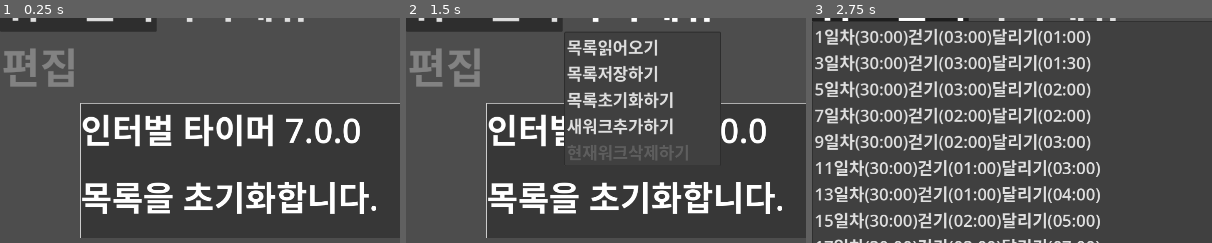
Above: before the commit, frames 1-3 (left to right).
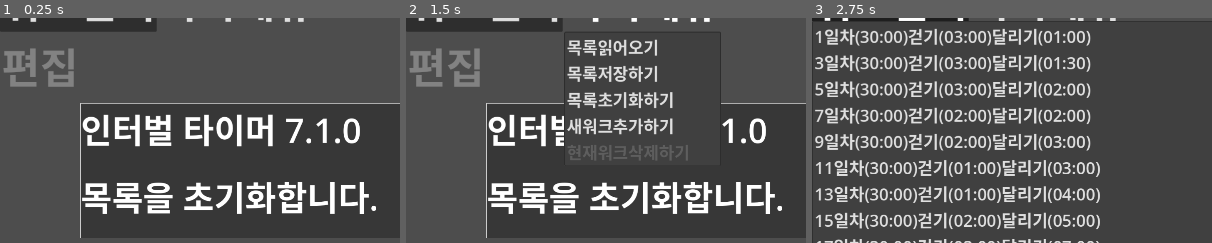
Above: after the commit, the same moments.

Repository: kasworld/maranic
Game: Godot game, scene res://main.tscn
Two runs of this game, one before a commit and one after it. Both use one fixed random seed, a clock stepped at 60 frames per second and the inputs below.
Inputs:
- Up to frame 1 (0.25 s): no input
- Up to frame 2 (1.5 s): click "워크선택" at 0.5 s; click "목록메뉴" at 1.25 s
- Up to frame 3 (2.75 s): click "워크선택" at 2 s
The pictures show only the part of the screen within x 0-50%, y 11-61%; the shares and areas given below are measured in that part.

The runs differ from the first frame. In frame 1, 0.3% of the frame differs, in the area x 78-83%, y 44-56%; in frame 2, 0.3%; in frame 3, nothing differs.

Commit message:
int edit formater

Diff:
--- a/int_edit/int_edit.gd
+++ b/int_edit/int_edit.gd
@@ -16,13 +16,15 @@
 var limit_low :int
 var use_limit_low :bool
 var current_value :int
+var formater :Callable
 
-func init(llow :int, uselow :bool, val :int, lhigh :int, usehigh :bool)->void:
+func init(llow :int, uselow :bool, val :int, lhigh :int, usehigh :bool, fmt :Callable = TickLib.tick2stri)->void:
 	limit_low = llow
 	use_limit_low = uselow
 	init_value = val
 	limit_high = lhigh
 	use_limit_high = usehigh
+	formater = fmt
 	reset()
 
 func set_init_value(v :int)->void:
@@ -34,7 +36,7 @@
 	update_label()
 
 func update_label()->void:
-	vallabel.text = TickLib.tick2stri(current_value)
+	vallabel.text = formater.call(current_value)
 
 func get_value()->int:
 	return current_value
--- a/main.gd
+++ b/main.gd
@@ -22,7 +22,7 @@
 func _ready() -> void:
 	var vp_rect = get_viewport_rect()
 	var msgrect = Rect2( vp_rect.size.x * 0.1 ,vp_rect.size.y * 0.3 , vp_rect.size.x * 0.8 , vp_rect.size.y * 0.3 )
-	$TimedMessage.init(msgrect, tr("인터벌 타이머 7.0.0"))
+	$TimedMessage.init(msgrect, tr("인터벌 타이머 7.1.0"))
 	WorkListMenuButton.get_popup().theme = preload("res://menulist_theme.tres")
 	CmdMenuButton.get_popup().theme = preload("res://menulist_theme.tres")
 	WorkListMenuButton.get_popup().index_pressed.connect(work_list_menu_index_pressed)
